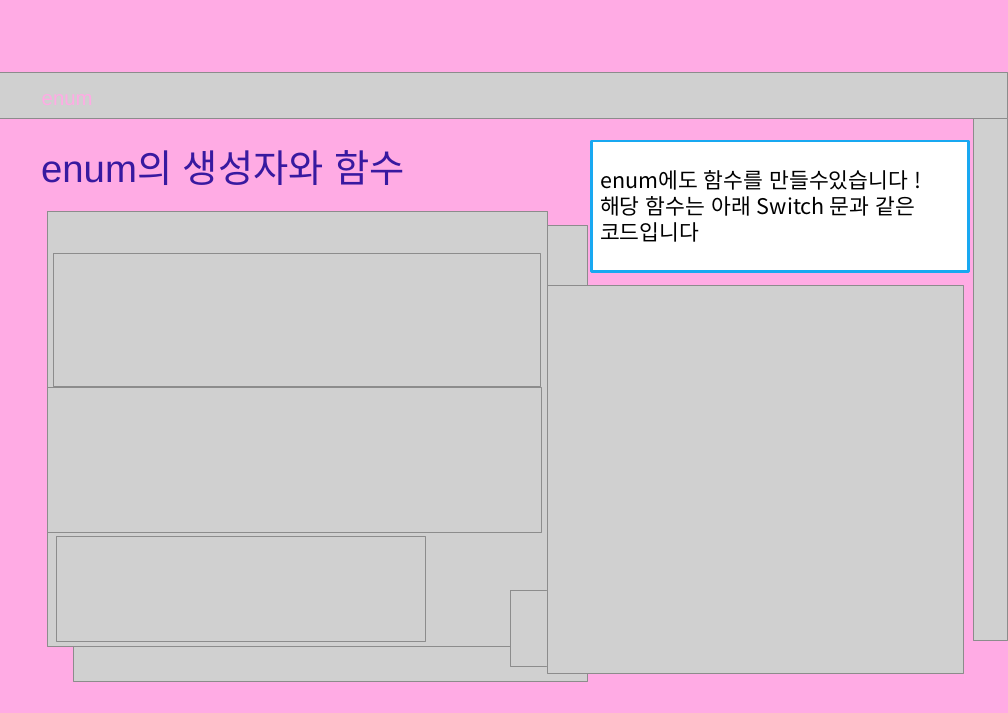
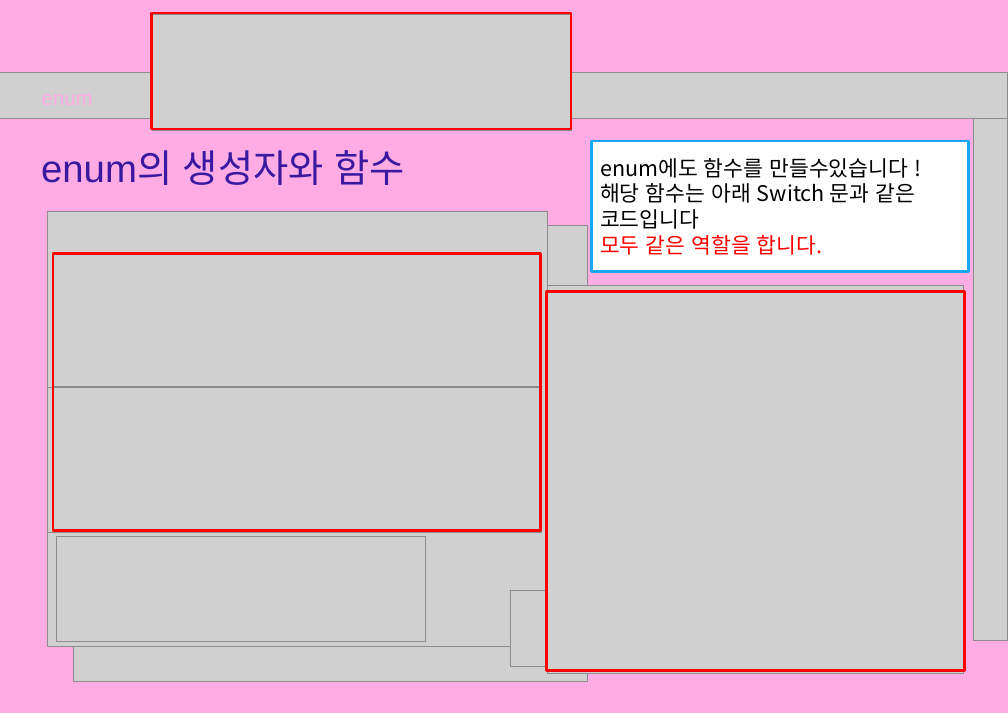
Before and after one commit to Lirodek/WipiaJavaStudy, a slide deck: slide 10 of study/EnumClass/enum.pptx. Drawn at 1008x713 pixels with LibreOffice and Linux fonts; fonts in the diff are those of the drawing; grey boxes stand for pictures. Boxes give left, top, right and bottom in pixels: in the first picture for what was removed or moved away, otherwise in the second. Text is boxed around its words. In the diff, an @@ line names an element or a change of style, - is before the commit and + after.

```diff
--- a/study/EnumClass/enum.pptx
+++ b/study/EnumClass/enum.pptx
@@ picture added at <box>152,14,572,130</box> @@
@@ rectangle added at <box>152,13,571,129</box>, outline #FF0000 2.25 pt @@
@@ text in rectangle at <box>600,235,822,255</box>: paragraph added @@
+모두 같은 역할을 합니다.
@@ rectangle added at <box>53,253,540,530</box>, outline #FF0000 2.25 pt @@
@@ rectangle added at <box>546,291,964,670</box>, outline #FF0000 2.25 pt @@
```
Also in this commit, not shown: 1 other slide changed, 1 other file.
